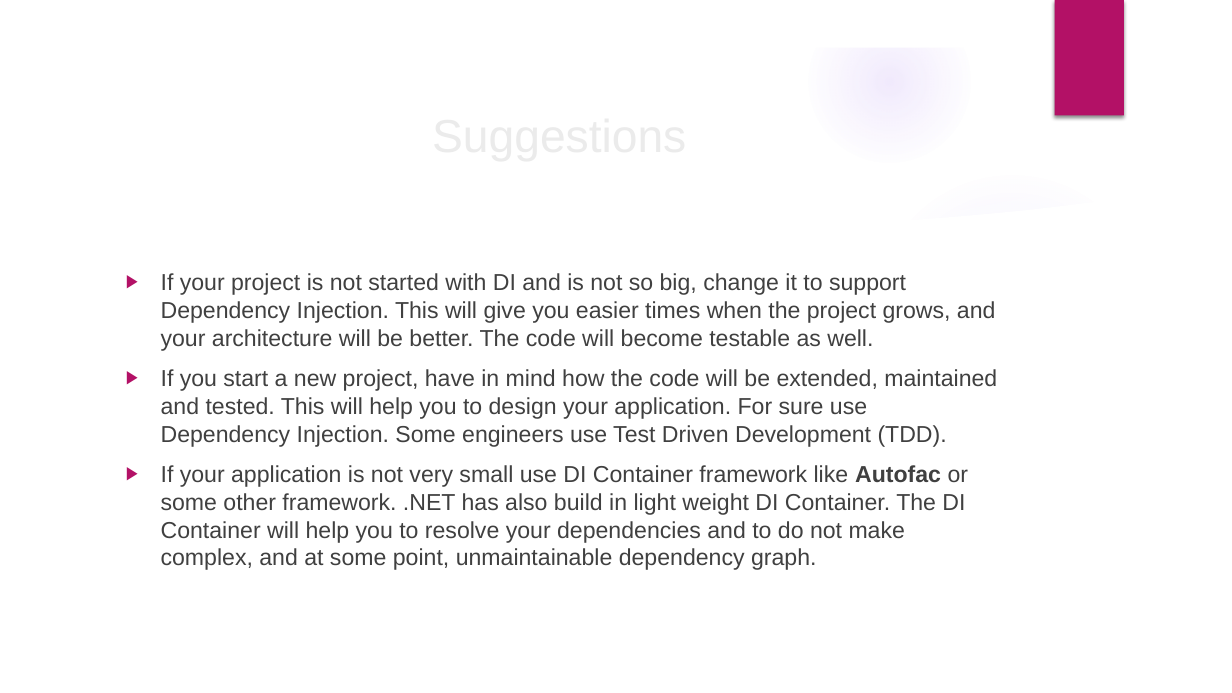
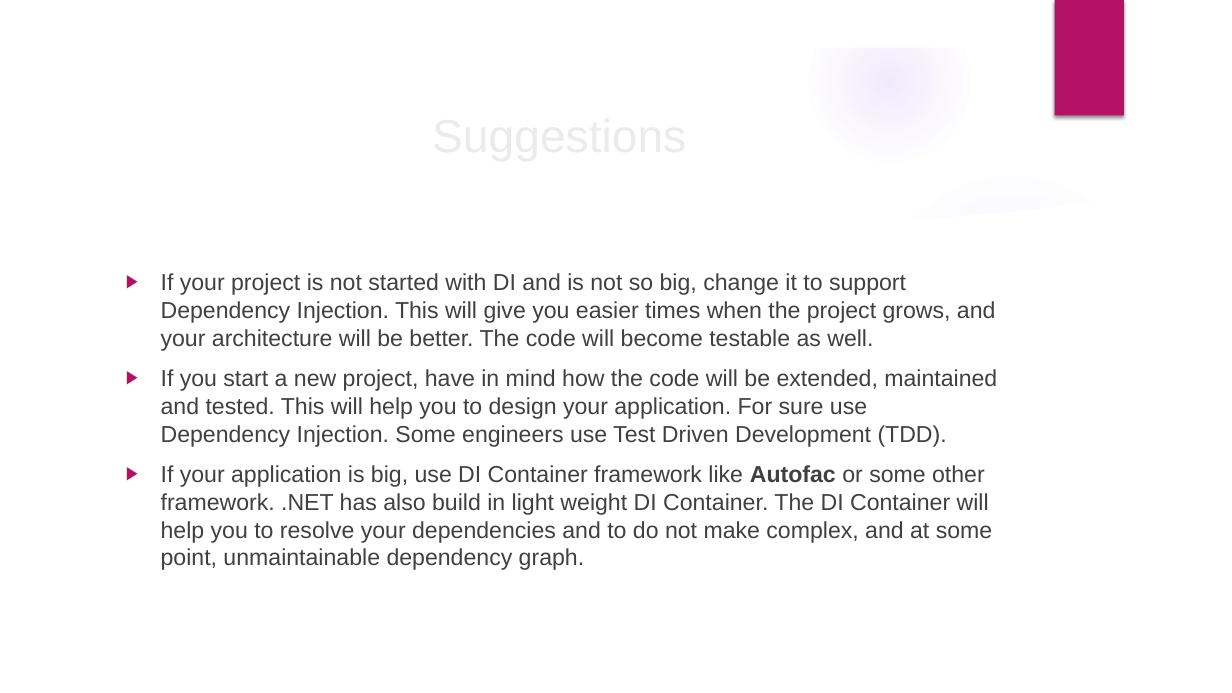
Before and after one commit to velizar92/DependencyInjectionDemos, a slide deck: slide 12 of Dependency Injection.pptx. Drawn at 1232x693 pixels with LibreOffice and Linux fonts; fonts in the diff are those of the drawing; background and template pictures are left out. Boxes give left, top, right and bottom in pixels: in the first picture for what was removed or moved away, otherwise in the second. Text is boxed around its words. In the diff, an @@ line names an element or a change of style, - is before the commit and + after.

Commit message:
Fix of sentence from Suggestions slide

```diff
--- a/Dependency Injection.pptx
+++ b/Dependency Injection.pptx
@@ text at [161,465,992,570]: text changed @@
-▶ If your application is not very small use DI Container framework like Autofac or some other framework. .NET has also build in light weight DI Container. The DI Container will help you to resolve your dependencies and to do not make complex, and at some point, unmaintainable dependency graph.
+▶ If your application is big, use DI Container framework like Autofac or some other framework. .NET has also build in light weight DI Container. The DI Container will help you to resolve your dependencies and to do not make complex, and at some point, unmaintainable dependency graph.
```
